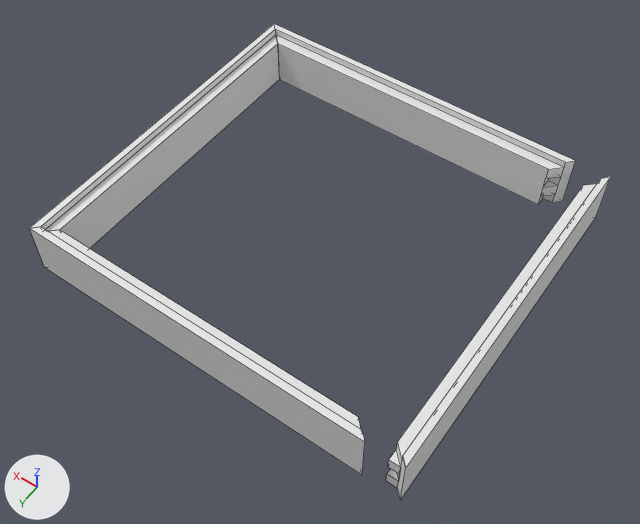
A saved change to the Blender file blender/artifact_init.blend.
The view is the same before and after, from a camera (50 mm lens) standing at (-0.913, 1.238, 1.842) and looking at (-0.083, 0.076, 0.016). Lighting does not change. The marker at lower left points along +X, +Y and +Z. Mesh edges are drawn as thin lines.

Names of what the first picture shows: 'FRAME_BOTTOM', 'FRAME_LEFT', 'FRAME_RIGHT', 'FRAME_TOP'.
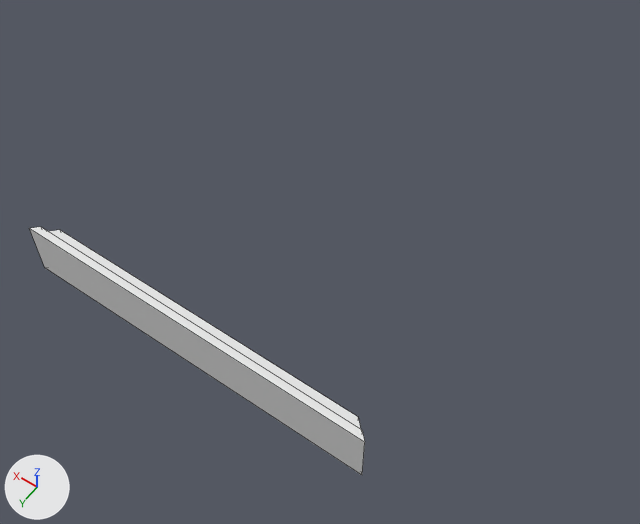
Commit message: restarting frame

Where the newer file only moved an object's origin or applied its transform, the numbers keep the older frame.

Boxes [x1, y1, x2, y2] around the edits, measured in the pictures (640 x 524 px):
```json
{"object": "FRAME_BOTTOM", "change": "deleted", "before": [274, 24, 575, 204]}
{"object": "FRAME_RIGHT", "change": "deleted", "before": [30, 24, 279, 248]}
{"object": "FRAME_LEFT", "change": "deleted", "before": [386, 177, 611, 500]}
```

Scene script edits in JSON lines:
```json
{"op": "remove", "block": "ob_frame_bottom", "code": ["ob_frame_bottom = bpy.data.objects.new('FRAME_BOTTOM', me_plane_013)", "ob_frame_bottom.location = (0.5, -0.5, 0.16)", "ob_frame_bottom.scale = (1.0, -1.0, 1.0)"]}
{"op": "remove", "block": "ob_frame_left", "code": ["ob_frame_left = bpy.data.objects.new('FRAME_LEFT', me_plane_016)", "ob_frame_left.location = (-0.6, 0.5, 0.16)"]}
{"op": "remove", "block": "ob_frame_right", "code": ["ob_frame_right = bpy.data.objects.new('FRAME_RIGHT', me_plane_014)", "ob_frame_right.location = (0.5, 0.5, 0.16)", "ob_frame_right.scale = (-1.0, 1.0, 1.0)"]}
```
